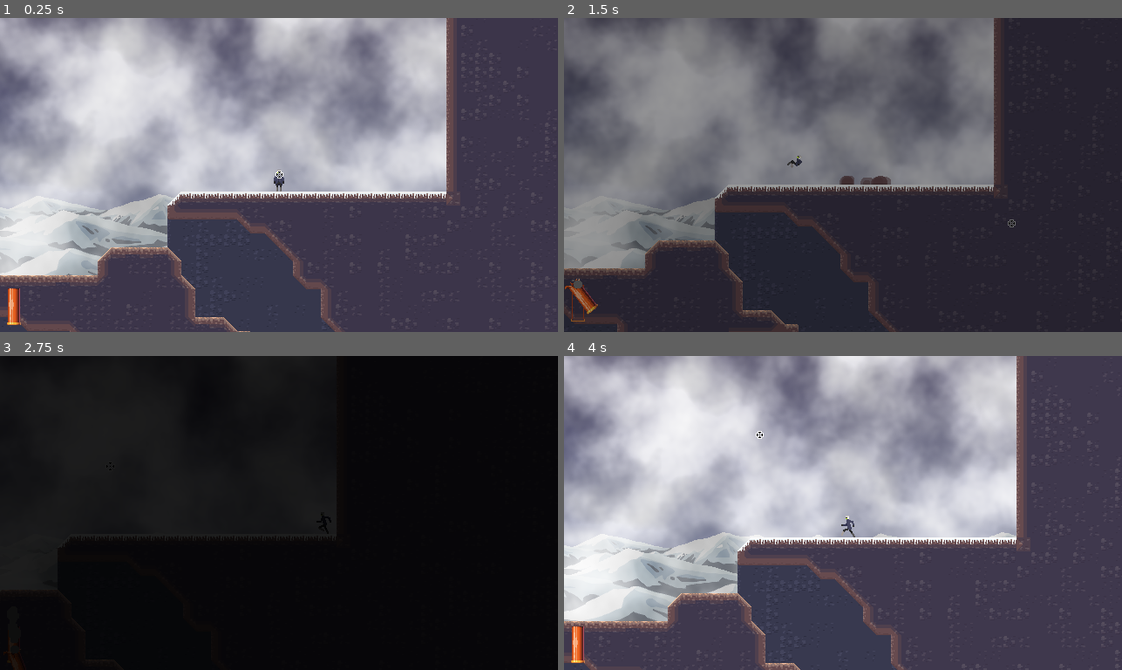
Above: before the commit, frames 1-4 (two rows, left to right).
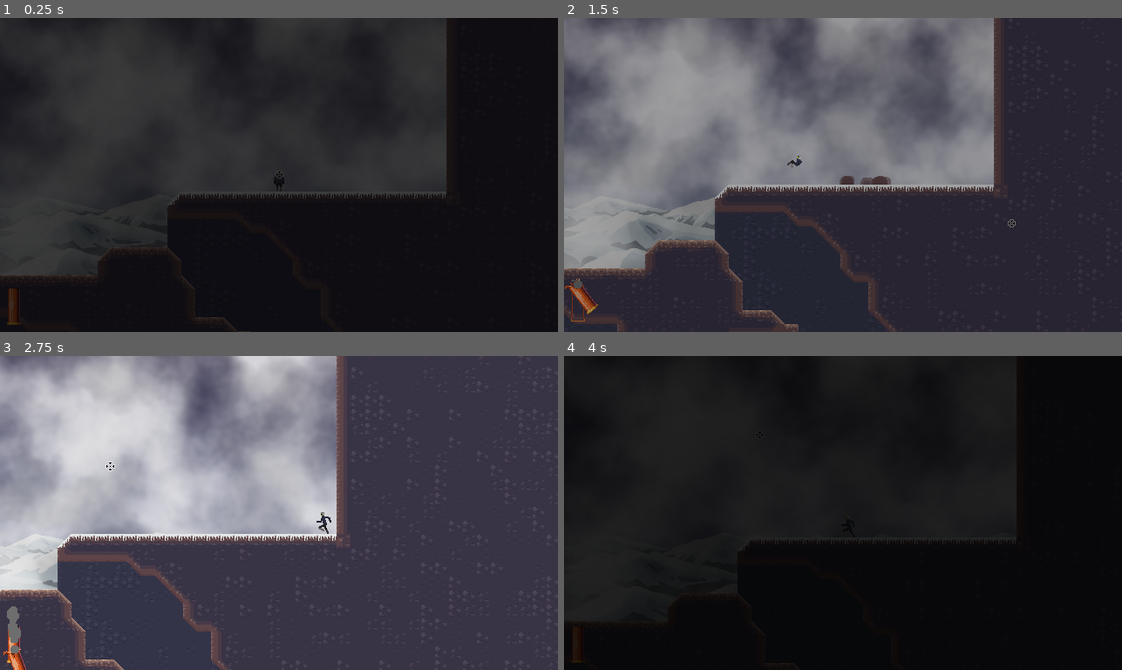
Above: after the commit, the same moments.

Repository: chris-pitre/shotgunlegs
Game: Godot game, scene res://scenes/scene_manager/scene_manager.tscn
Same seed, same stepped clock (60 frames per second), same inputs: the game is played once before the commit and once after it.
Inputs (mouse positions are in pixels of both pictures, inside the frame that each line leads up to):
- Up to frame 1 (0.25 s): no input
- Up to frame 2 (1.5 s): tap Enter (ui_accept) at 0.5, 0.77 s; move the mouse to (815, 237) at 0.52 s; hold D (ui_right) from 0.53 s (still down); click (815, 237) at 0.6 s; move the mouse to (1010, 222) at 1.27 s; click (1010, 222) at 1.35 s
- Up to frame 3 (2.75 s): tap Enter (ui_accept) at 1.52 s; move the mouse to (111, 465) at 2.02 s; release D (ui_right) at 2.03 s; hold A (ui_left) from 2.03 s (still down); click (111, 465) at 2.1 s
- Up to frame 4 (4 s): keep holding A (ui_left); move the mouse to (870, 513) at 2.77 s; click (870, 513) at 2.85 s; tap Enter (ui_accept) at 3.02, 3.77 s; move the mouse to (759, 434) at 3.52 s; click (759, 434) at 3.6 s

The runs differ from the first frame. In frame 1, 100% of the frame differs, in the area x 0-100%, y 0-100%; in frame 2, less than 0.1%; in frame 3, 100%; in frame 4, 100%.

Commit message:
reworked level change script
uses a singleton to signal a scene to scene_manager which then does an animation and changes the scene after the animation

Diff:
--- a/Transition.gd
+++ b/Transition.gd
@@ -3,7 +3,7 @@
 signal anim_finished
 
 func _ready():
-	change_scene()
+	$AnimationPlayer.play("fade_in")
 
 func change_scene():
 	$AnimationPlayer.play("fade_to_black")
--- a/project.godot
+++ b/project.godot
@@ -19,6 +19,7 @@
 
 PlayerSingleton="*res://scenes/actors/player/Player_Singleton.gd"
 Game="*res://scenes/game.gd"
+SceneManagerSingleton="*res://scenes/scene_manager/scene_manager_singleton.gd"
 
 [display]
 
--- a/scenes/levels/World.tscn
+++ b/scenes/levels/World.tscn
@@ -13,6 +13,8 @@
 [ext_resource type="PackedScene" uid="uid://n03ggsyho6jv" path="res://scenes/prefabs/spike.tscn" id="11_sx36u"]
 [ext_resource type="Texture2D" uid="uid://chgq7k28ursha" path="res://assets/environment/decoration/snowman.png" id="12_3sf0f"]
 [ext_resource type="AudioStream" uid="uid://bw44rk2fw0eku" path="res://audio/sfx/wind.wav" id="12_dktsp"]
+[ext_resource type="PackedScene" uid="uid://b3px8msmxkkue" path="res://scenes/prefabs/change_level_zone.tscn" id="14_t0e7b"]
+[ext_resource type="PackedScene" uid="uid://bgr6xlp68lm1p" path="res://scenes/levels/1_2.tscn" id="15_57kgb"]
 
 [sub_resource type="Gradient" id="Gradient_xslnd"]
 colors = PackedColorArray(0.190727, 0.162942, 0.359298, 1, 0.616116, 0.694814, 0.904034, 1)
@@ -79,6 +81,9 @@
 glow_hdr_threshold = 4.0
 glow_hdr_scale = 4.0
 glow_hdr_luminance_cap = 256.0
+
+[sub_resource type="RectangleShape2D" id="RectangleShape2D_w525o"]
+size = Vector2(48, 48)
 
 [node name="World" type="Node2D"]
 modulate = Color(0.686275, 0.686275, 0.686275, 1)
@@ -306,3 +311,10 @@
 [node name="AudioStreamPlayer" type="AudioStreamPlayer" parent="."]
 stream = ExtResource("12_dktsp")
 autoplay = true
+
+[node name="ChangeLevelZone" parent="." instance=ExtResource("14_t0e7b")]
+position = Vector2(1704, -888)
+next_level = ExtResource("15_57kgb")
+
+[node name="CollisionShape2D" type="CollisionShape2D" parent="ChangeLevelZone"]
+shape = SubResource("RectangleShape2D_w525o")
--- a/scenes/prefabs/ChangeLevelZone.gd
+++ b/scenes/prefabs/ChangeLevelZone.gd
@@ -1,13 +1,9 @@
 extends Area2D
 
 @onready var area = $CollisionShape2D
-@onready var blackout = $Sprite2D
 
-@export var next_level: Resource
+@export var next_level: PackedScene
 
 func _on_body_entered(body):
 	if body.is_in_group("Player"):
-		var tween = get_tree().create_tween()
-		tween.set_trans(Tween.TRANS_EXPO)
-		await tween.tween_property(blackout, "modulate", Color(0, 0, 0, 1), 0.25).finished
-		get_tree().change_scene_to_file(next_level.resource_path)
+		SceneManagerSingleton._change_area(next_level)
--- a/scenes/prefabs/change_level_zone.tscn
+++ b/scenes/prefabs/change_level_zone.tscn
@@ -1,14 +1,6 @@
-[gd_scene load_steps=4 format=3 uid="uid://b3px8msmxkkue"]
+[gd_scene load_steps=2 format=3 uid="uid://b3px8msmxkkue"]
 
 [ext_resource type="Script" path="res://scenes/prefabs/ChangeLevelZone.gd" id="1_1rkkq"]
-
-[sub_resource type="Gradient" id="Gradient_3jy4n"]
-
-[sub_resource type="GradientTexture2D" id="GradientTexture2D_vc16h"]
-gradient = SubResource("Gradient_3jy4n")
-width = 1024
-height = 1024
-fill_from = Vector2(1, 0)
 
 [node name="ChangeLevelZone" type="Area2D"]
 z_index = 20
@@ -16,8 +8,4 @@
 collision_mask = 3
 script = ExtResource("1_1rkkq")
 
-[node name="Sprite2D" type="Sprite2D" parent="."]
-modulate = Color(1, 1, 1, 0)
-texture = SubResource("GradientTexture2D_vc16h")
-
 [connection signal="body_entered" from="." to="." method="_on_body_entered"]
--- /dev/null
+++ b/scenes/scene_manager/scene_manager.gd
@@ -0,0 +1,19 @@
+extends Node2D
+
+@onready var transition = $Transition
+@onready var current_scene = $CurrentScene
+
+var next_scene: PackedScene = null
+
+func _ready():
+	SceneManagerSingleton.connect("changed_area", _change_current_scene)
+
+func _change_current_scene(scene: PackedScene):
+	transition.change_scene()
+	next_scene = scene
+
+func _on_transition_anim_finished():
+	if next_scene != null:
+		current_scene.get_child(0).queue_free()
+		current_scene.add_child(next_scene.instantiate())
+		next_scene = null
--- a/scenes/scene_manager/scene_manager.tscn
+++ b/scenes/scene_manager/scene_manager.tscn
@@ -1,12 +1,16 @@
-[gd_scene load_steps=3 format=3 uid="uid://cwnre45h4jlie"]
+[gd_scene load_steps=4 format=3 uid="uid://cwnre45h4jlie"]
 
 [ext_resource type="PackedScene" uid="uid://iyu3ak5ca6wo" path="res://scenes/levels/World.tscn" id="1_2qh5v"]
 [ext_resource type="PackedScene" uid="uid://blc8ph64rgpwl" path="res://scenes/ui/transition.tscn" id="1_8kjqo"]
+[ext_resource type="Script" path="res://scenes/scene_manager/scene_manager.gd" id="1_g1pgx"]
 
 [node name="SceneManager" type="Node2D"]
+script = ExtResource("1_g1pgx")
 
 [node name="CurrentScene" type="Node2D" parent="."]
 
 [node name="World" parent="CurrentScene" instance=ExtResource("1_2qh5v")]
 
 [node name="Transition" parent="." instance=ExtResource("1_8kjqo")]
+
+[connection signal="anim_finished" from="Transition" to="." method="_on_transition_anim_finished"]
--- /dev/null
+++ b/scenes/scene_manager/scene_manager_singleton.gd
@@ -0,0 +1,6 @@
+extends Node
+
+signal changed_area
+
+func _change_area(scene: PackedScene) -> void:
+	emit_signal("changed_area", scene)
Not shown: 1 places in scenes/levels/World.tscn that only renumber resources
